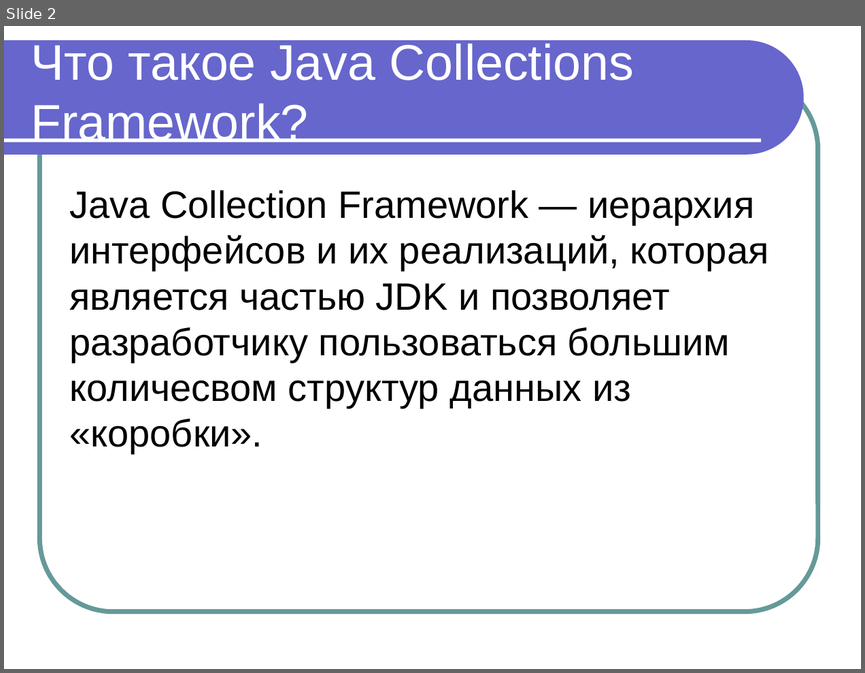
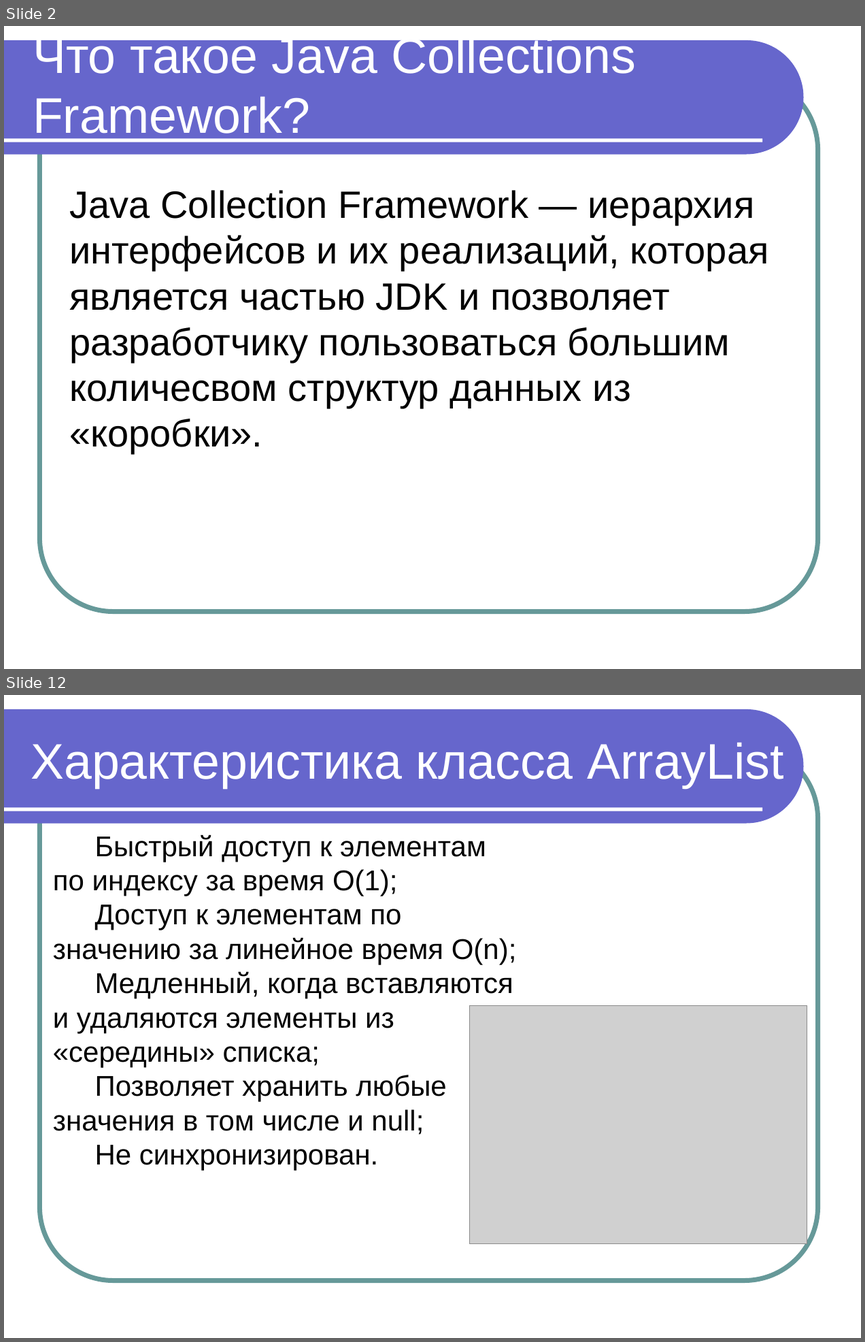
Before and after one commit to maxchv/JavaLessons, a slide deck: Lesson10/JavaCollections.ppt. Shown one above the other, each under a label of ours: slide 2 before the commit, slides 2 and 12 after it; the slides between them are not shown. The pictures are 865x673 and 865x1342 pixels, drawn with LibreOffice and Linux fonts; fonts in the diff are those of the drawing; grey boxes stand for pictures. Boxes give left, top, right and bottom in pixels: in the first picture for what was removed or moved away, otherwise in the second. Text is boxed around its words. In the diff, an @@ line names an element or a change of style, - is before the commit and + after.

```diff
--- a/Lesson10/JavaCollections.ppt
+++ b/Lesson10/JavaCollections.ppt
@@ slide 12 added at [4, 695, 861, 1338], background #FFFFFF; not listed: 3 template elements that a slide beside it also shows @@
@@ title added at [31, 742, 784, 788], 42 pt, text #FFFFFF @@
+Характеристика класса ArrayList
@@ text added at [53, 834, 517, 1170], 24 pt, text #000000 @@
+Быстрый доступ к элементам по индексу за время O(1);
+Доступ к элементам по значению за линейное время O(n);
+Медленный, когда вставляются и удаляются элементы из «середины» списка;
+Позволяет хранить любые значения в том числе и null;
+Не синхронизирован.
@@ picture added at [469, 1005, 807, 1243] @@
@@ slide 2 changed as well @@
@@ text "Что такое Java Collections Framework?" rewrapped from [31, 43, 634, 142] to [33, 33, 636, 142] @@
```
Also in this commit, not shown: 40 other slides added.
